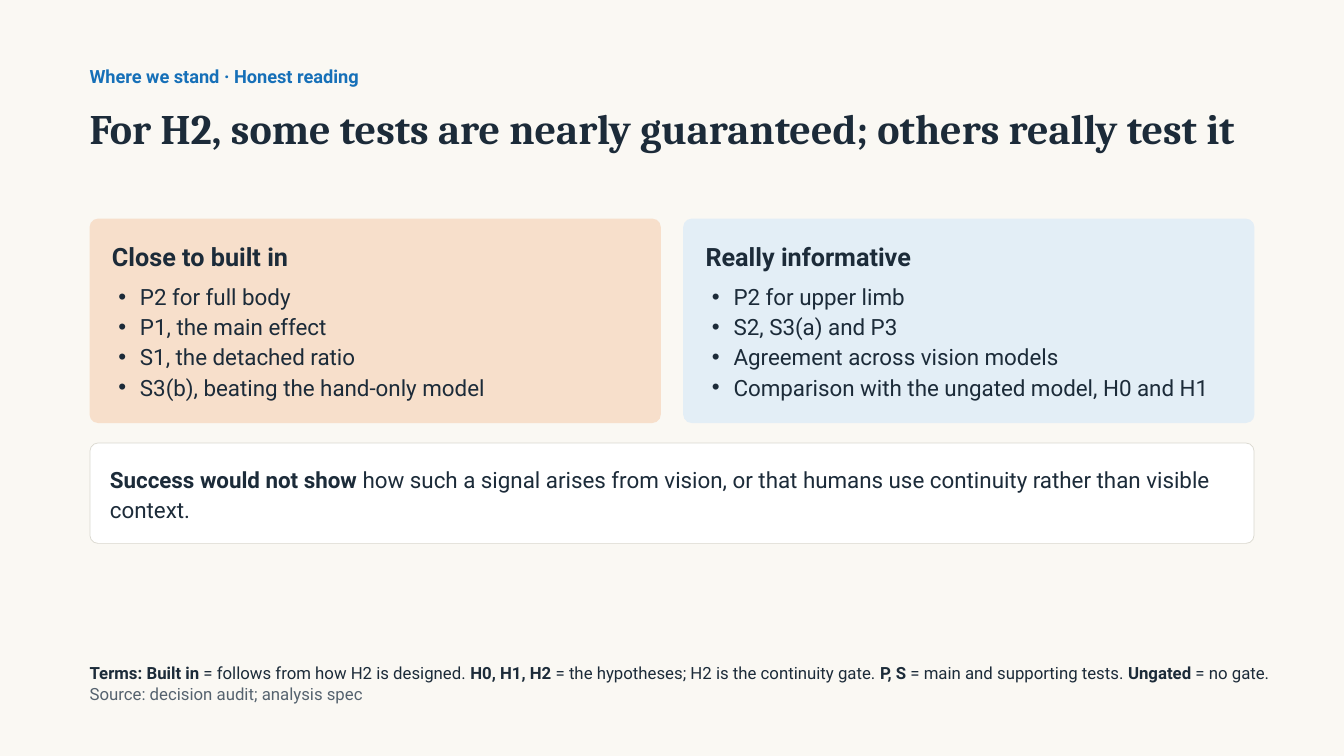
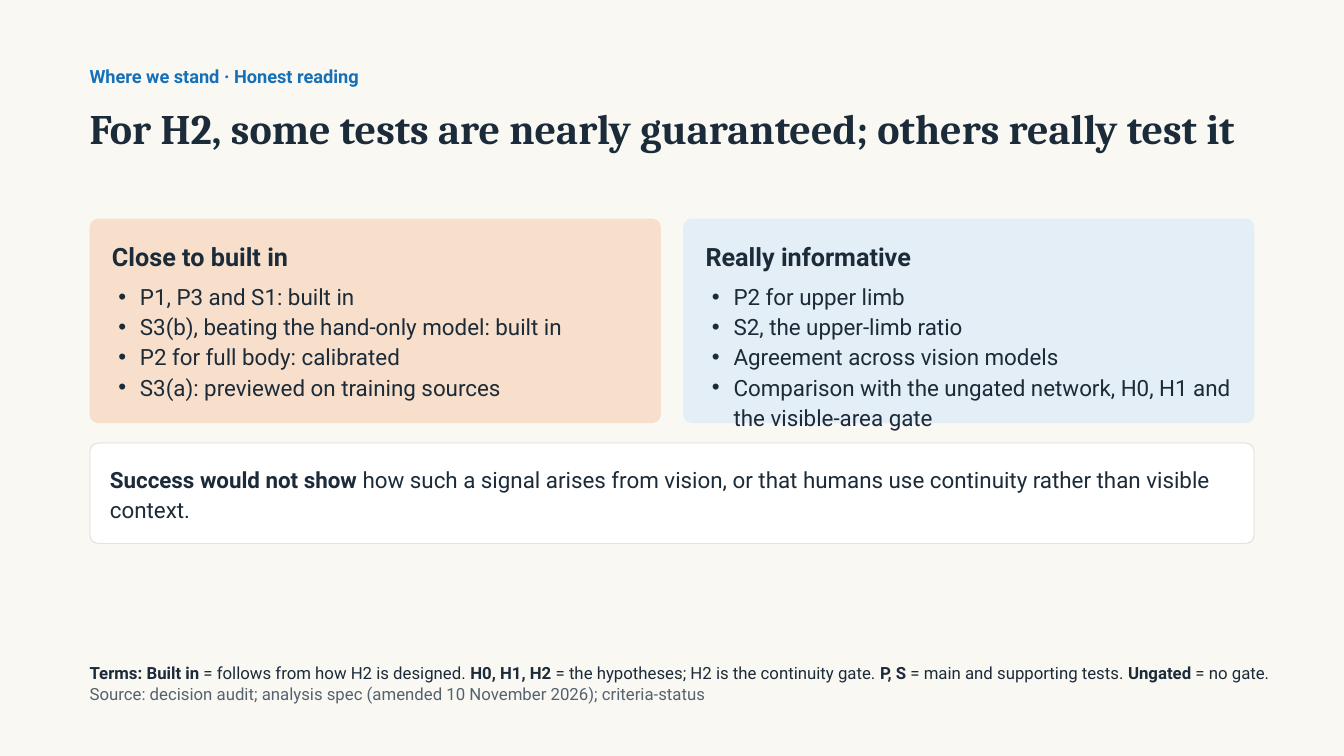
Before and after one commit to emrecandir9/TRDP, a slide deck: slide 77 of docs/TRDP Study Progress.pptx (slide 68 before the commit). Drawn at 1344x756 pixels with LibreOffice and Linux fonts; fonts in the diff are those of the drawing. Boxes give left, top, right and bottom in pixels: in the first picture for what was removed or moved away, otherwise in the second. Text is boxed around its words. In the diff, an @@ line names an element or a change of style, - is before the commit and + after.

Commit message:
Presentations updated to 12 November: Gate 2, review, freeze and the held-out result
Full deck: new section 7 (slides 66-74) and revised overview, status,
timeline, weak points and summary. Short version: pages 1-2 rebuilt and
pages 17-24 replaced. docs/README.md lists both as current.

```diff
--- a/docs/TRDP Study Progress.pptx
+++ b/docs/TRDP Study Progress.pptx
@@ text at (x1=140, y1=288, x2=562, y2=401): text changed @@
-• P2 for full body
-• P1, the main effect
-• S1, the detached ratio
-• S3(b), beating the hand-only model
+• P1, P3 and S1: built in
+• S3(b), beating the hand-only model: built in
+• P2 for full body: calibrated
+• S3(a): previewed on training sources
@@ text at (x1=734, y1=318, x2=963, y2=340): text changed @@
-• S2, S3(a) and P3
+• S2, the upper-limb ratio
@@ text at (x1=734, y1=379, x2=1230, y2=431): text changed @@
-• Comparison with the ungated model, H0 and H1
+• Comparison with the ungated network, H0, H1 and the visible-area gate
@@ text at (x1=90, y1=687, x2=705, y2=704): text changed @@
-Source: decision audit; analysis spec
+Source: decision audit; analysis spec (amended 10 November 2026); criteria-status
```
Also in this commit, not shown: 13 other slides changed, 9 slides added, 2 other files.
